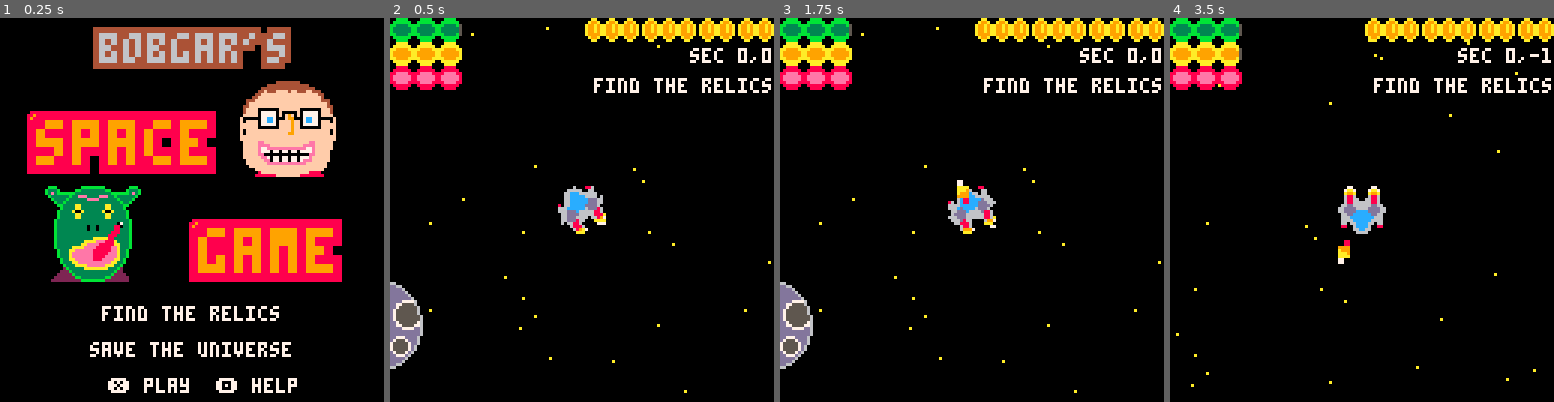
Above: before the commit, frames 1-4 (left to right).
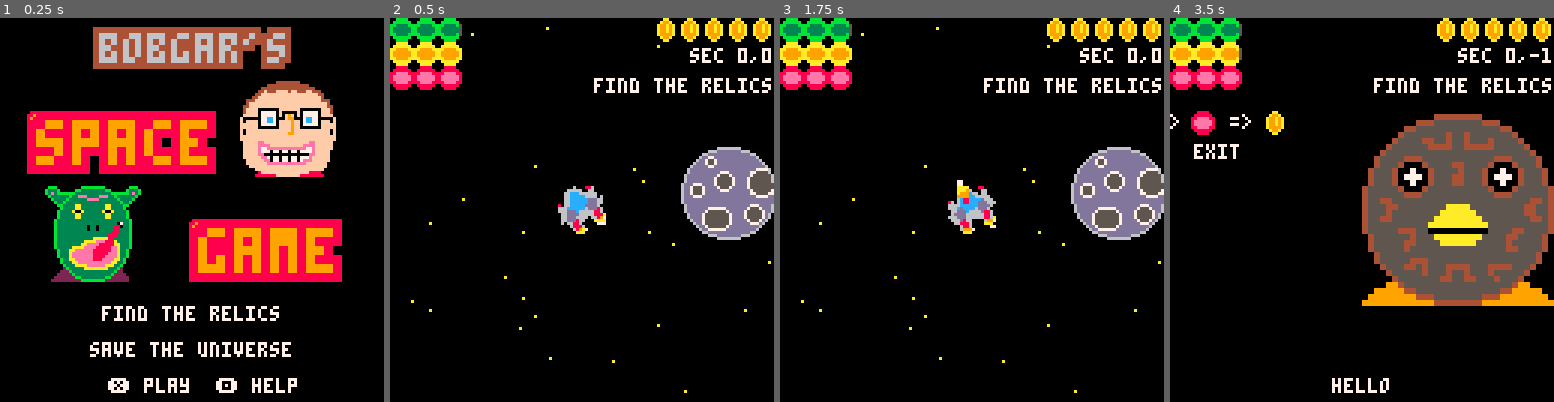
Above: after the commit, the same moments.

Repository: bobgar/pico-jam
Game: PICO-8 cartridge pico-jam.p8
The game is run twice, just before and just after one commit, with the same random seed, the same clock (stepped at 60 frames per second) and the same inputs.
Inputs:
- Up to frame 1 (0.25 s): no input
- Up to frame 2 (0.5 s): tap X (X key) at 0.33 s
- Up to frame 3 (1.75 s): tap O (Z key) at 0.7, 1.7 s; tap X (X key) at 1.07 s; hold Right from 1.6 s (still down)
- Up to frame 4 (3.5 s): tap X (X key) at 1.85, 2.97 s; release Right at 2.1 s; tap O (Z key) every 0.4 s from 2.1 to 3.3 s; hold Up 2.15-2.42 s; hold Right 2.47-3.03 s; hold Left from 3.08 s (still down)

Frame 1 is identical in both runs. In frame 2, 8.3% of the frame differs, in the area x 0-100%, y 0-92%; in frame 3, 8.3%; in frame 4, 24%, in the area x 0-100%, y 0-98%.

Commit message:
more stuff. exhaust.  mouse fires cheese.  End boss eye.

Diff:
--- a/helpscreen.lua
+++ b/helpscreen.lua
@@ -10,6 +10,7 @@
     if btnp(➡️) and curpageidx < #pages then curpageidx +=1 end
 
     if btnp(❎) or btnp(🅾️) then splashscreeninit() end
+    updatecheatcode()
 end
 
 function helpdraw()
@@ -53,3 +54,7 @@
     sspr(temploc.x, temploc.y,32,32,58,refy + 10, 16,16)
     color(11) print("planets", 80,refy+14) color(7)
 end
+
+function anybuttonpressed()
+    return btnp(⬆️) or btnp(⬇️) or btnp(⬅️) or btnp(➡️) or btnp(🅾️) or btnp(❎)
+end
--- a/planetscreen.lua
+++ b/planetscreen.lua
@@ -17,7 +17,7 @@
     elseif cursorloc == 0 and curinteractible.rumor != nil then
       sfx(09)
       if relicactivated then
-        lastsaid = "You rebuilt the relic!  Follow it."
+        lastsaid = "You built the relic!  Follow it."
       else
         lastsaid = "You should check sector " .. relics[curinteractible.rumor].x .. ',' .. relics[curinteractible.rumor].y
       end
@@ -31,9 +31,9 @@
         if curinteractible.shop[i].type == 'food' and food < maxfood then food = min(food+1, maxfood) money -= curinteractible.shop[i].cost bought=true end
         if curinteractible.shop[i].type == 'fuel' and fuel < maxfuel then fuel = min(fuel+1, maxfuel) money -= curinteractible.shop[i].cost bought=true end
         if curinteractible.shop[i].type == 'health' and health < maxhealth then health = min(health+1, maxhealth) money -= curinteractible.shop[i].cost bought=true end
-        if curinteractible.shop[i].type == 'foodupgrade' then maxfood+=1 food = min(food+1, maxfood) money -= curinteractible.shop[i].cost bought=true end
-        if curinteractible.shop[i].type == 'fuelupgrade' then maxfuel+=1 fuel = min(fuel+1, maxfuel) money -= curinteractible.shop[i].cost bought=true end
-        if curinteractible.shop[i].type == 'healthupgrade' then maxhealth+=1 health = min(health+1, maxhealth) money -= curinteractible.shop[i].cost bought=true end
+        if curinteractible.shop[i].type == 'foodupgrade' and maxfood < capfood then maxfood+=1 food = min(food+1, maxfood) money -= curinteractible.shop[i].cost bought=true end
+        if curinteractible.shop[i].type == 'fuelupgrade' and maxfood < capfuel then maxfuel+=1 fuel = min(fuel+1, maxfuel) money -= curinteractible.shop[i].cost bought=true end
+        if curinteractible.shop[i].type == 'healthupgrade' and maxfood < caphealth then maxhealth+=1 health = min(health+1, maxhealth) money -= curinteractible.shop[i].cost bought=true end
         if bought then sfx(08) end
       end
     end
--- a/space.lua
+++ b/space.lua
@@ -1,19 +1,32 @@
 function spaceinit()
-
   _update = updatespace
   _draw = drawspace
   inittimeforseeds = stat(0)
   sectorsize = 512
   halfsectorsize = sectorsize/2
   location={x=0,y=0,sectorx=0,sectory=0}
-  health = 3
-  maxhealth = 3
-  fuel = 3
-  maxfuel = 3
+  if cheat then
+    health = 8
+    maxhealth = 8
+    fuel = 8
+    maxfuel = 8
+    food = 8
+    maxfood = 8
+    money = 50
+  else
+    health = 3
+    maxhealth = 3
+    fuel = 3
+    maxfuel = 3
+    food = 3
+    maxfood = 3
+    money = 5
+  end
+  caphealth=8
+  capfuel=8
+  capfood=8
+
   fuelburnrate = .0025
-  food = 3
-  maxfood = 3
-  money=10
   hungerrate = .001
   vx=0
   vy=0
@@ -35,6 +48,7 @@
   cosr = 0
   stars = {}
   smk = {}
+  exhaust = {}
   coins = {}
   damagedlastframe = false
   curinteractible = nil
@@ -53,17 +67,33 @@
     if i==3 then s = 148 end
     if i==4 then s = 149 end
     relics[i] = {x=flr( sin(r)*d), y=flr(cos(r)*d), found=false, sprite=s, type="relic"}
-    --if i<4 then relics[i].found = true end
-  end
-
-  --relics[1].x = 1
-  --relics[1].y = 1
+    if cheat then if i<4 then relics[i].found = true end end
+  end
 
   r = rnd()
   d = rnd()*10+20
   anomaly = {x=flr( sin(r)*d), y=flr(cos(r)*d)}
+
+
+  if cheat then
+    anomaly.x = 1
+    anomaly.y = -1
+    relics[4].x = 1
+    relics[4].y = 1
+  end
+
   --anomaly = {x=3, y=-3}
   changeSectors()
+
+  if mouseenabled then
+    shipsprite = 98
+    playerbulletsprite = 15
+    exhaustparticle = 47
+  else
+    shipsprite = 1
+    playerbulletsprite = 16
+    exhaustparticle = 31
+  end
 end
 
 
@@ -79,6 +109,7 @@
   if btn(➡️) then rv+=rs end
   if btn(⬆️) and fuel > 0 then
     sfx(01)
+    spawnexhaust(60,60,r,2,exhaustparticle)
     vy-=cos(r)*vs vx-=sin(r)*vs
     fuel -= fuelburnrate
     if fuel < 0 then fuel = 0 end
@@ -159,14 +190,15 @@
   if #enemies < 3 and rnd() < .0005 * sqrt(vecmag(location.sectorx, location.sectory)) then spawnenemy() end
   --if #enemies < 3 and rnd() < .005 then spawnenemy() end
   updateenemies()
-
   updateexp()
   updatecoins()
+  updateexhaust()
 end
 
 function spawnenemybullet(e)
-    local bvx = -sin(e.r)*e.bulletspeed
-    local bvy = -cos(e.r)*e.bulletspeed
+  local r = e.r + rnd()*e.accuracy - e.accuracy/2.0
+    local bvx = -sin(r)*e.bulletspeed
+    local bvy = -cos(r)*e.bulletspeed
     add(bullets,{x=e.x+bvx*2,y=e.y+bvy*2,vx=bvx+e.vx,vy=bvy+e.vy, r=atan2(-bvy,-bvx),
     sx=e.sx,sy=e.sy, ttl=bullletttl,
     team="enemy",sprite=e.bulletsprite})
@@ -179,7 +211,7 @@
     local bvy = -cos(r)*bulletspeed
     add(bullets,{x=location.x+64+bvx*2,y=location.y+64+bvy*2,vx=bvx+vx,vy=bvy+vy, r=atan2(-bvy,-bvx),
     sx=location.sectorx,sy=location.sectory, ttl=bullletttl,
-    team="player",sprite=16})
+    team="player",sprite=playerbulletsprite})
 
 end
 
@@ -211,7 +243,7 @@
         --but I think this is good enough
         if e.sx == b.sx and e.sy == b.sy then
           local mag = vecmag(b.x-e.x, b.y-e.y)
-          if mag < 12 then
+          if mag < e.hitbox then
             add(bullettoremove, b)
             e.health -= 1
             if e.health <= 0 then
@@ -281,48 +313,58 @@
   local sprite = 140
   add(enemies, {x=x,y=y,r=r,vx=rnd()*2-1, vy=rnd()*2-1, rv=rnd()*.01, r=r,
   sx=location.sectorx, sy=location.sectory, type="enemy", name="bandit",
-  sprite=sprite, health=1, value=rndi(5),
+  sprite=sprite, spritesize=2, health=1, value=rndi(5),
   timesincefire=0, firerate=30, bulletspeed=bulletspeed,bulletsprite=158,
-  damp=.9, accel=.15
+  damp=.9, accel=.15,
+  hitbox=12, firedistance=64, accuracy=.05, stopdistance=48
 })
 end
 
 function spawnguardian(x,y)
   local r = rnd()
-  local x = sectorsize / 2
-  local y = sectorsize / 2
   local sprite = 138
   add(enemies, {x=x,y=y,r=r,vx=rnd()*2-1, vy=rnd()*2-1, rv=rnd()*.01, r=r,
   sx=location.sectorx, sy=location.sectory, type="enemy", name="guardian",
-  sprite=sprite, health=3, value=3,
+  sprite=sprite, spritesize=2, health=3, value=3,
   timesincefire=0, firerate=30, bulletspeed=bulletspeed*1.5, bulletsprite=142,
-  damp=.9, accel=.075
+  damp=.9, accel=.075,
+  hitbox=12, firedistance=64, accuracy=.05, stopdistance=48
 })
 end
 
-function activeguardians()
+function spawneye(x,y)
+  local sprite = 196
+  add(enemies, {x=x,y=y,r=0,vx=0, vy=0, rv=.3,
+  sx=anomaly.x, sy=anomaly.y, type="enemy", name="eye",
+  sprite=sprite, spritesize=4, health=8, value=0,
+  timesincefire=0, firerate=10, bulletspeed=bulletspeed*2.5, bulletsprite=143,
+  damp=.9, accel=0,
+  hitbox=20, firedistance=96, accuracy=.1, stopdistance=96
+})
+end
+
+function activeenemytype(name)
   local c = 0
   for e in all(enemies) do
-    if e.name == "guardian" then c+=1 end
+    if e.name == name then c+=1 end
   end
   return c
 end
 
 function updateenemies()
   for e in all(enemies) do
-    --TODO make them fly towards and shoot at the player
     local x = -(e.x - location.x + (e.sx - location.sectorx) * sectorsize -64)
     local y = -(e.y - location.y + (e.sy - location.sectory) * sectorsize -64)
     local m = vecmag(x, y)
 
     e.timesincefire+=1
-    if m < 64 and e.timesincefire >= e.firerate then
+    if m < e.firedistance and e.timesincefire >= e.firerate then
       e.timesincefire = 0
       spawnenemybullet(e)
       sfx(07)
     end
 
-    if m > 48 then
+    if m > e.stopdistance then
       e.vx += (x/m)*e.accel
       e.vy += (y/m)*e.accel
       e.r = atan2(-e.vy, -e.vx)
@@ -333,7 +375,7 @@
     moveincludingsectors(e)
     e.vx *= e.damp
     e.vy *= e.damp
-    if abs(e.sx - location.sectorx) + abs(e.sy - location.sectory) >= 3 then del(enemies, e) end
+    if abs(e.sx - location.sectorx) + abs(e.sy - location.sectory) >= 3 and e.name!="eye" then del(enemies, e) end
   end
 end
 
@@ -347,7 +389,7 @@
 
     if x>=-32 and x<160 and y>=-32 and y<160 then
       local sid = sslocfromid(e.sprite)
-      rspr(sid.x,sid.y,x-8,y-8,e.r,2)
+      rspr(sid.x,sid.y,x-e.spritesize*4,y-e.spritesize*4,e.r,e.spritesize)
     end
   end
 end
@@ -406,9 +448,11 @@
   drawasteroids()
   drawcoins()
   drawexp()
+  drawexhaust()
 
   --draw ship
-  rspr(8,0,64-8,64-8,r,2)
+  local ss = sslocfromid(shipsprite)
+  rspr(ss.x,ss.y,64-8,64-8,r,2)
 
   --if activated draw relic
   drawrelicactivated()
@@ -422,8 +466,8 @@
 
 function  drawrelicactivated()
   if relicactivated then --and (anomaly.x != location.sectorx or anomaly.y != location.sectory) then
-    dirx = (anomaly.x+.5) - (location.sectorx + location.x / sectorsize)
-    diry = (anomaly.y+.5) - (location.sectory + location.y / sectorsize)
+    dirx = (anomaly.x+.45) - (location.sectorx + location.x / sectorsize)
+    diry = (anomaly.y+.45) - (location.sectory + location.y / sectorsize)
     mag = vecmag(dirx,diry)
     if mag > .15 then
       dirx = dirx/mag
@@ -431,9 +475,9 @@
       ar = atan2(-diry,-dirx)
       rspr(48,64,64-8+ dirx * 24,64-8 + diry * 24,ar,2)
     end
-    if (anomaly.x == location.sectorx and anomaly.y == location.sectory) then
-      local x = sectorsize/2.0 - location.x + 32
-      local y = sectorsize/2.0 - location.y + 32
+    if (anomaly.x == location.sectorx and anomaly.y == location.sectory) and activeenemytype("eye") == 0  then
+      local x = sectorsize/2.0 - location.x
+      local y = sectorsize/2.0 - location.y
       local loc = sslocfromid(136)
       sspr(loc.x, loc.y,16,16,x-16, y-16, 32,32)
       --if debug then pset(x,y,14) end
@@ -522,9 +566,19 @@
 
   for r in all(relics) do
     if not r.found and r.x == location.sectorx and r.y == location.sectory then
-      if activeguardians() == 0 then
-        spawnguardian()
-      end
+      if activeenemytype("guardian") == 0 then
+        spawnguardian(sectorsize / 2, sectorsize / 2)
+      end
+    end
+  end
+
+  if anomaly.x == location.sectorx and anomaly.y == location.sectory then
+    while activeenemytype("guardian") < 3 do
+      spawnguardian(sectorsize / 2 + rnd() * 50 - 25, sectorsize / 2.0 + rnd() * 50 - 25)
+      printh("spawning")
+    end
+    if activeenemytype("eye") == 0 then
+      spawneye(sectorsize / 2 , sectorsize / 2)
     end
   end
 end
@@ -656,3 +710,29 @@
     gameoverscreeninit()
   end
 end
+
+function spawnexhaust(x,y,r,speed,sprite)
+  --printh("rot: " .. r)
+  r += rnd() * .1 - .05
+  --printh("rot rand" .. r)
+  y+= (speed * cos(r)) * 5
+  x+= (speed * sin(r)) * 5
+  add(exhaust, {x=x, y=y, r=r ,speed=speed + rnd(), sprite=sprite, ttl=10} )
+end
+
+function updateexhaust()
+  for e in all(exhaust) do
+    e.x += e.speed * sin(e.r)
+    e.y += e.speed * cos(e.r)
+    e.ttl -= 1
+    if(e.ttl <= 0) then del(exhaust, e) end
+  end
+end
+
+function drawexhaust()
+  for e in all(exhaust) do
+    ss = sslocfromid(e.sprite)
+    rspr(ss.x,ss.y,e.x,e.y,r,1)
+    --sspr(ss.x, ss.y,8,8,e.x,e.y, scale, scale)
+  end
+end
--- a/splashscreen.lua
+++ b/splashscreen.lua
@@ -4,6 +4,8 @@
 end
 
 function splashscreenupdate()
+    updatecheatcode()
+
     if btnp(❎) then
         _update = updatespace
         _draw = drawspace
@@ -17,7 +19,6 @@
 function splashscreendraw()
     cls()
     bigprint("bobgar's",64- #"bobgar's" * 4,4,6,4,2)
-    --print("bobgar's", 64- #"bobgar's" * 2, 0)
     bigprint("space",10,32,9,8,3)
     bigprint("game",64,68,9,8,3)
     sspr(1*32,32,32,32,80,21,32,32)
@@ -29,11 +30,46 @@
 end
 
 function _init()
+    debug = false
+    cheat = false
+    mouseenabled = false
+
     splashscreeninit()
     --winscreeninit()
     --gameoverscreeninit()
 
-    debug=false
     palt(0,true)
+    cheatprogress = 1
+    cheatcode = {⬆️,⬆️,⬇️,⬇️,⬅️,➡️,⬅️,➡️,🅾️,❎,❎}
 
+    debugprogress = 1
+    debugcode = {⬆️,⬇️,🅾️,❎}
+
+    winprogress = 1
+    wincode = {⬇️,⬇️,🅾️,⬇️,⬇️,❎}
+
+    mouseprogress = 1
+    mousecode = {⬆️,⬆️,🅾️,⬆️,⬆️,❎}
 end
+
+function updatecheatcode()
+    if btnp(cheatcode[cheatprogress]) then
+        cheatprogress+=1
+        if cheatprogress == #cheatcode + 1 then cheat=true end
+    elseif anybuttonpressed() then cheatprogress=1 end
+
+    if btnp(debugcode[debugprogress]) then
+        debugprogress+=1
+        if debugprogress == #debugcode + 1 then debug=true end
+    elseif anybuttonpressed() then debugprogress=1 end
+
+    if btnp(wincode[winprogress]) then
+        winprogress+=1
+        if winprogress == #wincode + 1 then winscreeninit() end
+    elseif anybuttonpressed() then winprogress=1 end
+
+    if btnp(mousecode[mouseprogress]) then
+        mouseprogress+=1
+        if mouseprogress == #mousecode + 1 then mouseenabled=true end
+    elseif anybuttonpressed() then mouseprogress=1 end
+end
--- a/winscreen.lua
+++ b/winscreen.lua
@@ -8,10 +8,11 @@
 
 function winscreendraw()
     cls()
-    bigprint("space",10,24,9,8,3)
-    bigprint("game",64,64,9,8,3)
-    sspr(1*32,32,32,32,80,13,32,32)
-    sspr(2*32,32,32,32,15,52,32,32)
+    bigprint("bobgar's",64- #"bobgar's" * 4,4,6,4,2)
+    bigprint("space",10,32,9,8,3)
+    bigprint("game",64,68,9,8,3)
+    sspr(1*32,32,32,32,80,21,32,32)
+    sspr(2*32,32,32,32,15,56,32,32)
     bigprint("you win!",32,96,9,8,2)
     color(7)
     printcentered("press any key", 120)
Not shown, changed: 96 lines of the sprite sheet (__gfx__) section of pico-jam.p8
Not shown, changed: spacegame.p8.png
